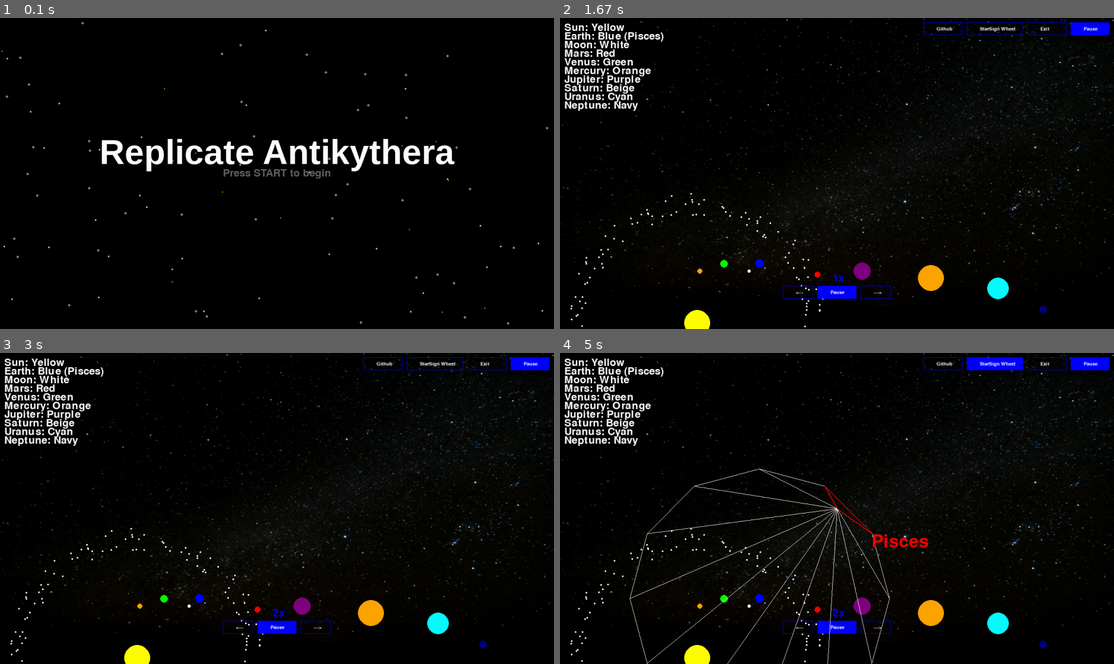
Above: before the commit, frames 1-4 (two rows, left to right).
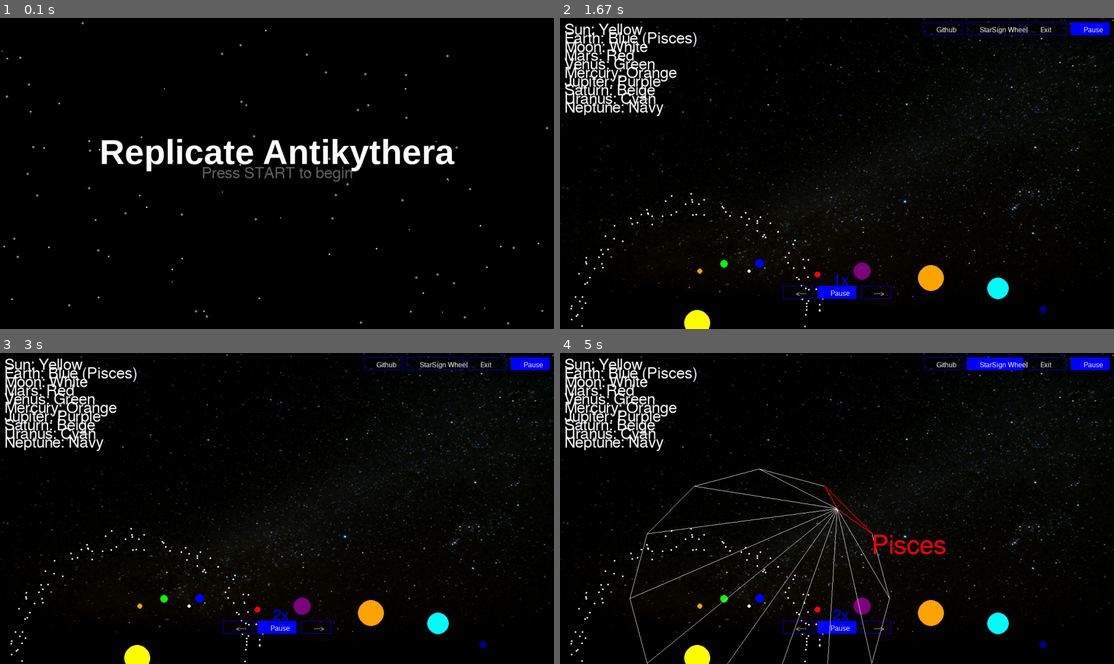
Above: after the commit, the same moments.

Repository: LBassett21/ReplicateAntikythera
Game: pygame game, started from ReplicateAntikythera/ReplicateAntikythera.py
The game is run twice, just before and just after one commit, with the same random seed, the same clock (stepped at 60 frames per second) and the same inputs.
Inputs (mouse positions are in pixels of both pictures, inside the frame that each line leads up to):
- Up to frame 1 (0.1 s): no input
- Up to frame 2 (1.67 s): press the mouse at (837, 173) at 0.37 s; move the mouse to (748, 148) at 0.47 s; release the mouse at (665, 126) at 0.6 s; press the mouse at (875, 291) at 0.7 s; move the mouse to (753, 235) at 0.8 s; release the mouse at (632, 179) at 0.93 s; press the mouse at (942, 27) at 1.03 s; move the mouse to (992, 157) at 1.13 s; release the mouse at (1047, 291) at 1.27 s; press the mouse at (837, 291) at 1.37 s; move the mouse to (742, 176) at 1.47 s; release the mouse at (654, 58) at 1.6 s
- Up to frame 3 (3 s): press the mouse at (432, 362) at 1.7 s; move the mouse to (315, 377) at 1.8 s; release the mouse at (199, 393) at 1.93 s; press the mouse at (315, 626) at 2.03 s; move the mouse to (271, 626) at 2.13 s; release the mouse at (232, 623) at 2.27 s; press the mouse at (432, 362) at 2.87 s; move the mouse to (382, 390) at 2.97 s
- Up to frame 4 (5 s): release the mouse at (886, 421) at 3.1 s; press the mouse at (798, 626) at 4.2 s; move the mouse to (748, 552) at 4.3 s; release the mouse at (698, 477) at 4.43 s; press the mouse at (875, 626) at 4.53 s; move the mouse to (759, 511) at 4.63 s; release the mouse at (643, 393) at 4.77 s; press the mouse at (992, 362) at 4.87 s; move the mouse to (964, 458) at 4.97 s

The runs differ from the first frame. In frame 1, 0.5% of the frame differs, in the area x 36-64%, y 47-53%; in frame 2, 3.7%; in frame 3, 3.7%; in frame 4, 4.1%, in the area x 0-98%, y 1-90%.

Commit message:
changed font

Diff:
--- a/ReplicateAntikythera/GUI.py
+++ b/ReplicateAntikythera/GUI.py
@@ -22,8 +22,8 @@
 
 # Start window surface definition
 start_window = pygame.Surface((width, height))
-start_font = pygame.font.SysFont(None, 36)
-title_font = pygame.font.SysFont(None, 80)
+start_font = pygame.font.SysFont("freesans", 36)
+title_font = pygame.font.SysFont("freesans", 80)
 # Imports background image to program
 background_image = pygame.image.load("starry_night.jpg")
 background_image = pygame.transform.smoothscale(background_image, (width,height))
@@ -108,8 +108,8 @@
 neptune_angle = 0
 
 #Define the information for the key
-key_font = pygame.font.SysFont(None, 36) #font for the key
-button_font = pygame.font.SysFont(None, 16)
+key_font = pygame.font.SysFont("freesans", 36) #font for the key
+button_font = pygame.font.SysFont("freesans", 16)
 key_text = {
     "Sun": "Yellow",
     "Earth": "Blue",
@@ -197,7 +197,7 @@
     def set_rend(self):
         self.rend = start_font.render(self.text, True, self.get_color())
 
-        #start_font = pygame.font.SysFont(None, 36)
+        #start_font = pygame.font.SysFont("freesans", 36)
     def get_color(self):
         if self.hovered:
             return (255, 255, 255)
@@ -588,7 +588,7 @@
         pygame.draw.polygon(screen, WHITE, triangle11, 1)
 
 
-        special_font = pygame.font.SysFont(None, 60)
+        special_font = pygame.font.SysFont("freesans", 60)
         text1_surface = special_font.render(f"{current_sign}", True, RED)
 
 
